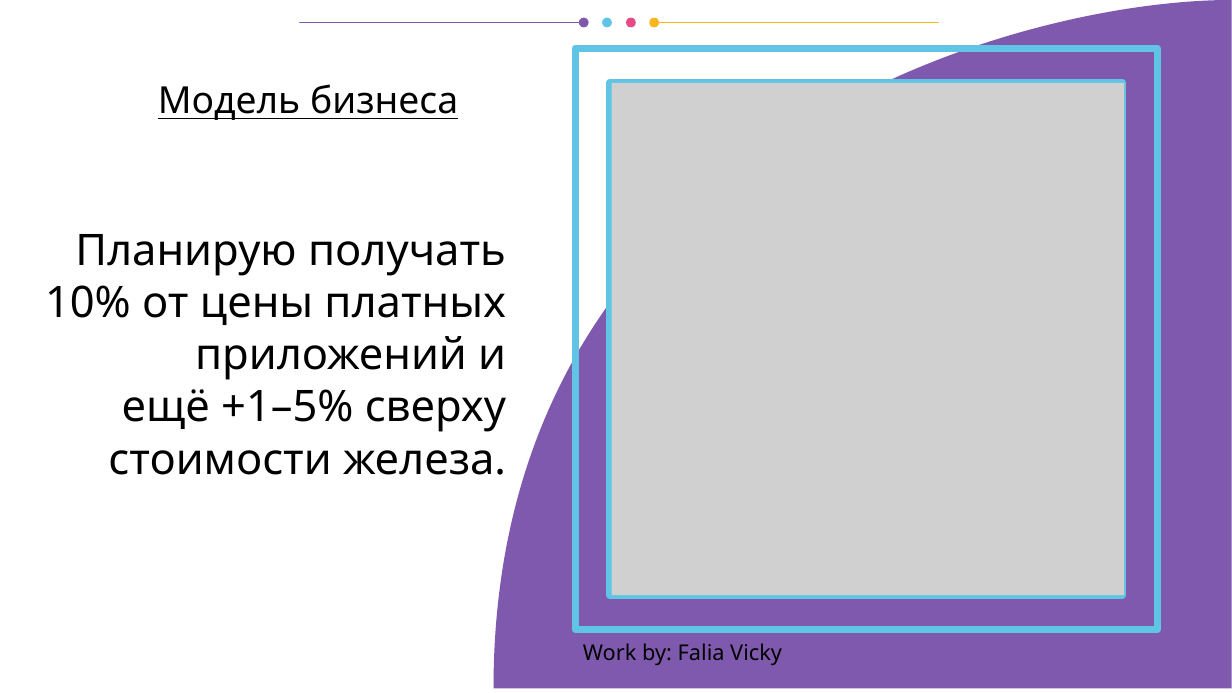
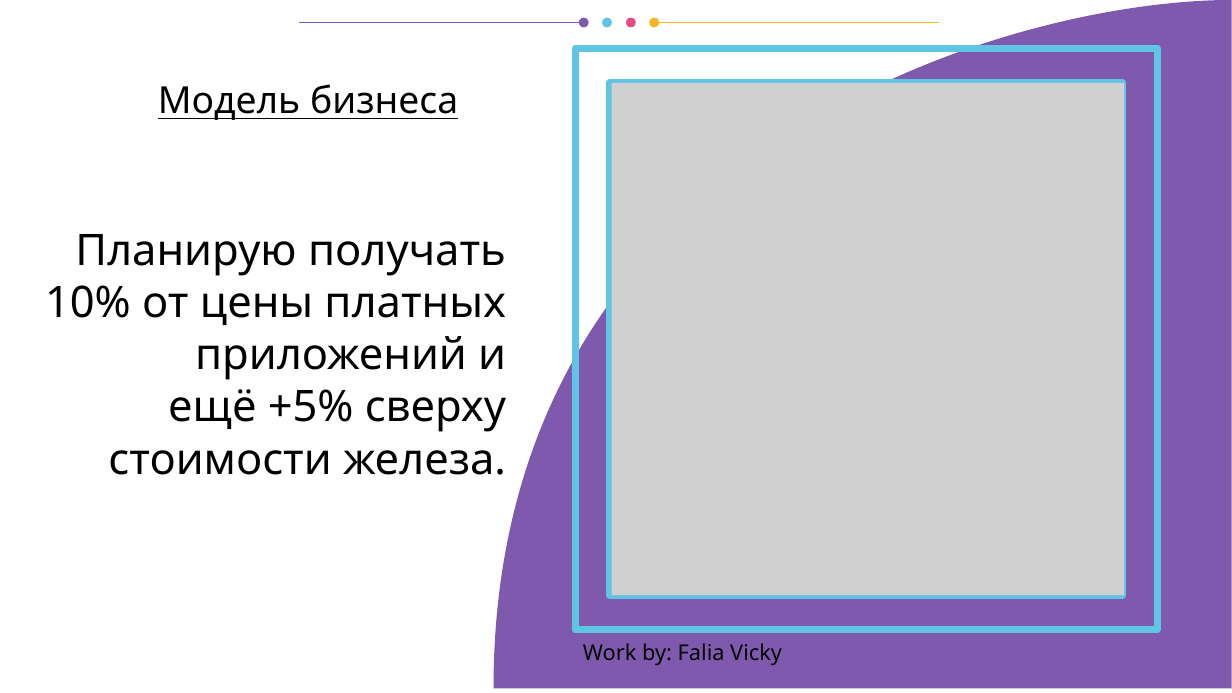
Before and after one commit to vporton/icp-package-manager, a slide deck: slide 6 of docs/short-pitchdeck.ru.odp. Drawn at 1232x693 pixels with LibreOffice and Linux fonts; fonts in the diff are those of the drawing; grey boxes stand for pictures. Boxes give left, top, right and bottom in pixels: in the first picture for what was removed or moved away, otherwise in the second. Text is boxed around its words. In the diff, an @@ line names an element or a change of style, - is before the commit and + after.

```diff
--- a/docs/short-pitchdeck.ru.odp
+++ b/docs/short-pitchdeck.ru.odp
@@ title at [45, 234, 506, 475]: text changed @@
-Планирую получать 10% от цены платных приложений и
-ещё +1–5% сверху стоимости железа.
+Планирую получать 10% от цены платных приложений и
+ещё +5% сверху стоимости железа.
```
Also in this commit, not shown: 1 other slide changed.
